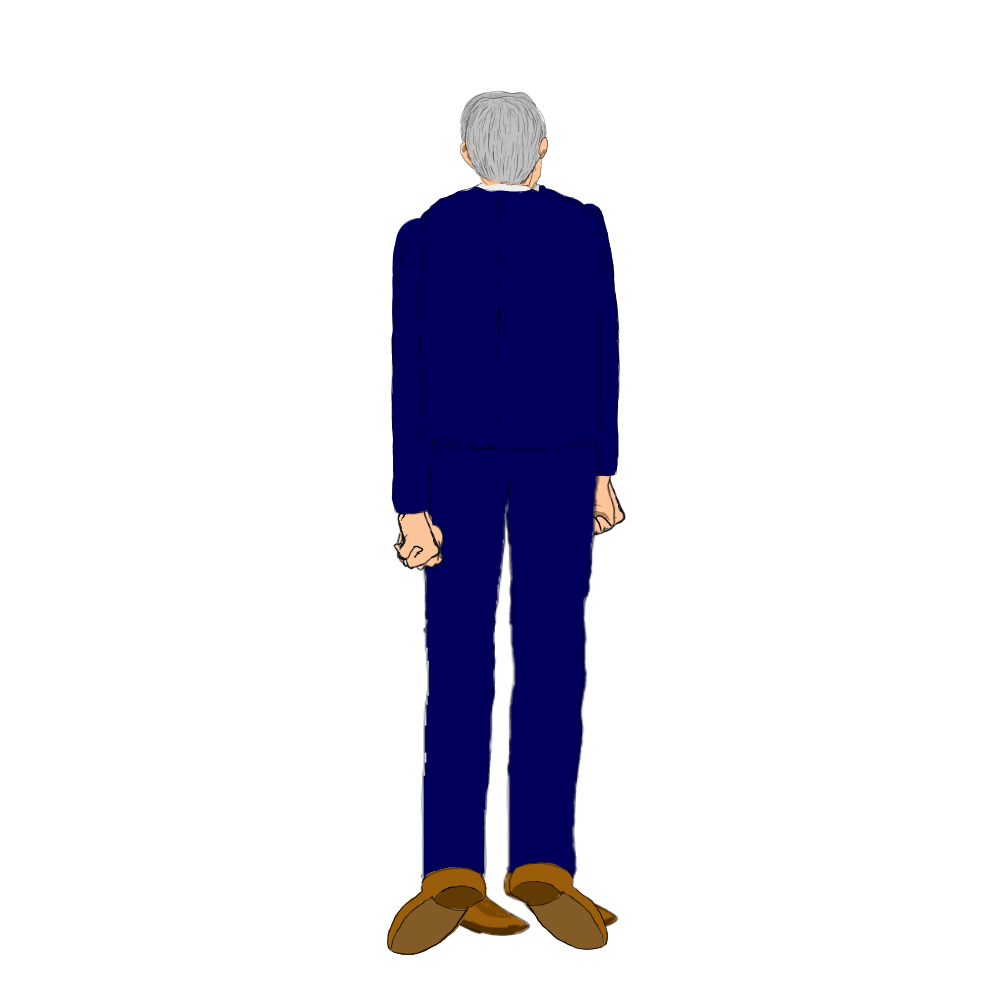
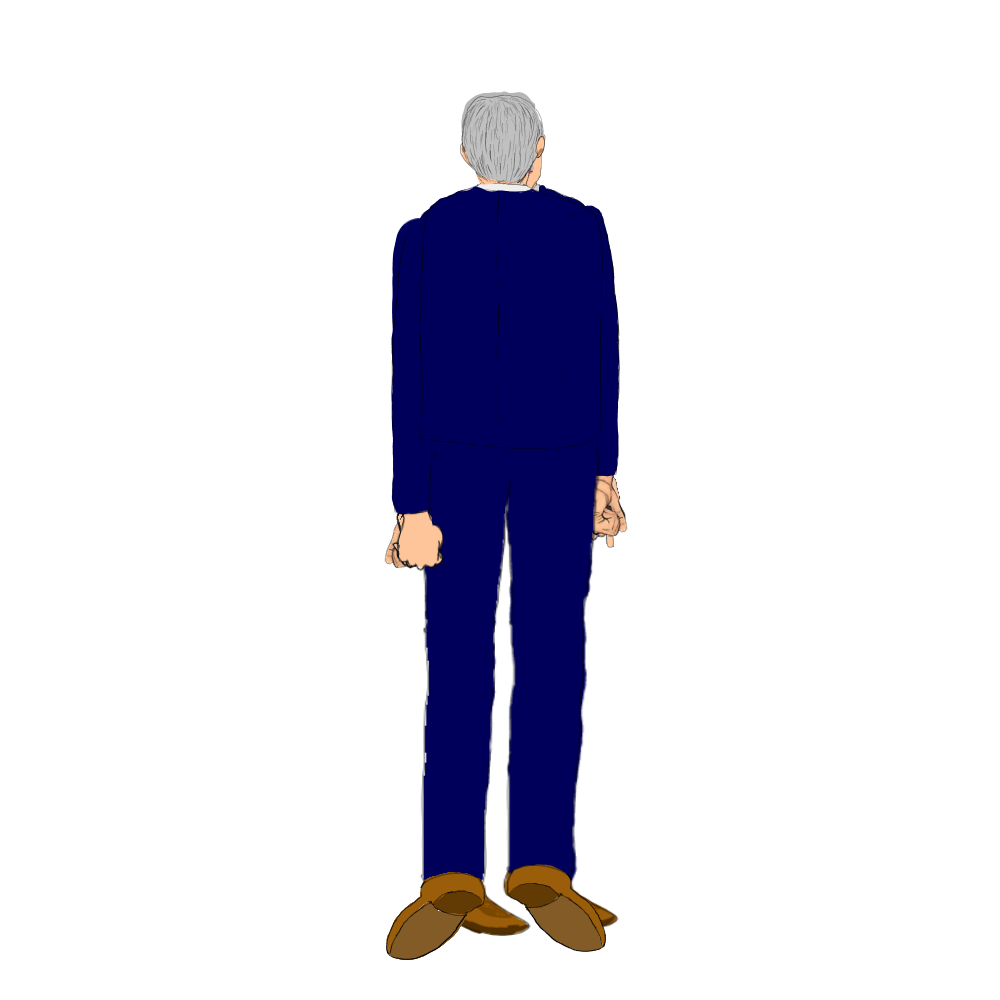
Two versions of the same layered image (1000×1000). Layer-by-layer changes:
renamed "顔色" to "右足色", painted on it over (x1=464, y1=95, x2=606, y2=952)
removed layer "胴体色" (2nd of 4, in "鮫島斜め後ろ") from group "鮫島斜め後ろ" over (x1=431, y1=182, x2=605, y2=451)
added layer "左足色" (2nd of 4, in "鮫島斜め後ろ") in group "鮫島斜め後ろ" over (x1=386, y1=871, x2=486, y2=960)
renamed "肩色" to "顔色", painted on it over (x1=461, y1=94, x2=545, y2=189)
renamed "腰色" to "胴体色", showed it, painted on it over (x1=431, y1=182, x2=605, y2=489)
renamed "右太腿色" to "肩色", showed it, painted on it over (x1=474, y1=182, x2=597, y2=542)
renamed "右すね色" to "腰色", showed it, painted on it over (x1=417, y1=440, x2=598, y2=897)
renamed "右足色" to "右太腿色", hid it, moved it above "右すね", painted on it over (x1=502, y1=440, x2=608, y2=950)
renamed "左足色" to "左すね色", hid it, moved it above "左一の腕", painted on it over (x1=387, y1=867, x2=509, y2=955)
moved "右こぶし色" (2nd of 3, in "鮫島斜め") above "左こぶし色", painted on it over (x1=396, y1=510, x2=441, y2=570)
renamed "後ろ左こぶし色" to "左こぶし色", painted on it over (x1=392, y1=510, x2=441, y2=570)
added layer "左こぶし" (2nd of 3, in "鮫島斜め") in group "鮫島斜め" over (x1=384, y1=510, x2=431, y2=569)
painted on "顔色" (3rd of 4, in "鮫島斜め") over (x1=460, y1=90, x2=541, y2=189)
painted on "右足色" (3rd of 4, in "鮫島斜め") over (x1=426, y1=870, x2=484, y2=925)
painted on "左太腿色" (3rd of 4, in "鮫島斜め") over (x1=564, y1=441, x2=595, y2=542)
painted on "左すね色" (3rd of 4, in "鮫島斜め") over (x1=508, y1=862, x2=577, y2=889)
painted on "左足色" (3rd of 4, in "鮫島斜め") over (x1=506, y1=862, x2=607, y2=929)
painted on "左二の腕色" (3rd of 4, in "鮫島斜め") over (x1=583, y1=203, x2=620, y2=446)
added layer "反転左こぶし" in group "鮫島斜め" over (x1=591, y1=474, x2=628, y2=537)
moved "左こぶし色" (3rd of 4, in "鮫島斜め") above "後ろ左こぶし色", painted on it over (x1=591, y1=474, x2=626, y2=536)
added layer "人差し指" in group "鮫島斜め" over (x1=591, y1=474, x2=622, y2=548)
…and 2 more changes (2 painted, 1 renamed)
